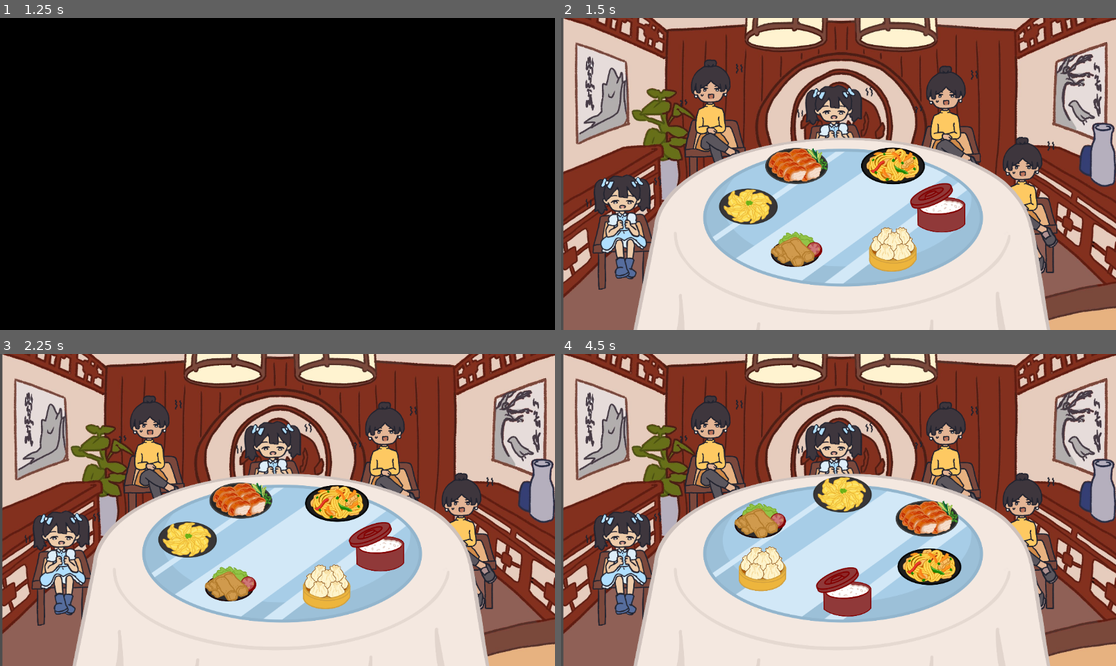
Above: before the commit, frames 1-4 (two rows, left to right).
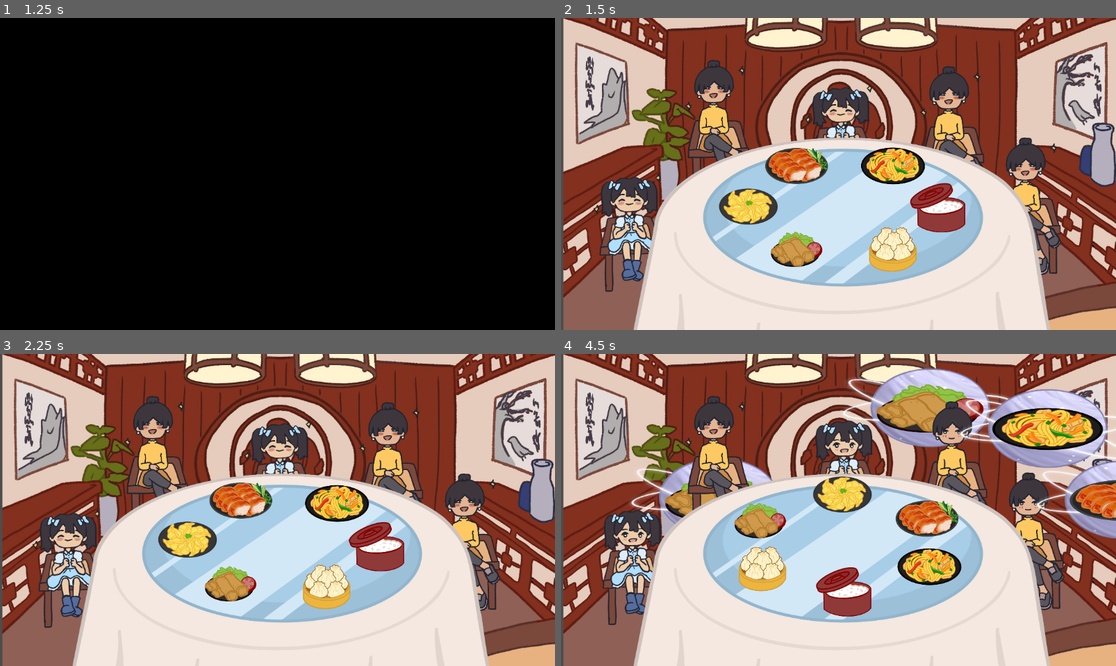
Above: after the commit, the same moments.

Repository: game-dev-besties/lupe_game
Game: Godot game, scene res://scenes/cutscene.tscn
The game is run twice, just before and just after one commit, with the same random seed, the same clock (stepped at 60 frames per second) and the same inputs.
Inputs (mouse positions are in pixels of both pictures, inside the frame that each line leads up to):
- Up to frame 1 (1.25 s): click "SKIP" at 0.5 s
- Up to frame 2 (1.5 s): click "SKIP" at 1.25 s
- Up to frame 3 (2.25 s): tap Enter (ui_accept) at 2 s; move the mouse to (377, 544) at 2.02 s; hold Right (ui_right) from 2.03 s (still down); click (377, 544) at 2.17 s
- Up to frame 4 (4.5 s): tap Enter (ui_accept) at 2.27, 3.02 s; move the mouse to (827, 591) at 2.77 s; release Right (ui_right) at 2.78 s; hold Left (ui_left) 2.78-3.53 s; click (827, 591) at 2.92 s; move the mouse to (749, 547) at 3.52 s; hold Right (ui_right) from 3.53 s (still down); click (749, 547) at 3.67 s; move the mouse to (794, 503) at 4.27 s; click (794, 503) at 4.42 s

Frame 1 is identical in both runs. In frame 2, 7.7% of the frame differs, in the area x 4-91%, y 13-88%; in frame 3, 7.7%; in frame 4, 20%, in the area x 4-100%, y 4-88%.

Commit message:
Added Food Desire + Damage Logic

Diff:
--- a/scenes/NPC.tscn
+++ b/scenes/NPC.tscn
@@ -1,8 +1,9 @@
-[gd_scene load_steps=11 format=3 uid="uid://b6jq0f6yg0wuw"]
+[gd_scene load_steps=12 format=3 uid="uid://b6jq0f6yg0wuw"]
 
 [ext_resource type="Script" uid="uid://c20iiwfaxynah" path="res://scripts/npc.gd" id="1_mhefn"]
 [ext_resource type="Texture2D" uid="uid://nb76g4oh3qlu" path="res://assets/npc/girl1.png" id="2_bdcwd"]
 [ext_resource type="Texture2D" uid="uid://ksk0j7ukgjct" path="res://assets/npc/girl3.png" id="3_5h8ky"]
+[ext_resource type="Texture2D" uid="uid://13i0ekp83pct" path="res://assets/rings.webp" id="4_jnjht"]
 
 [sub_resource type="AtlasTexture" id="AtlasTexture_e3sg1"]
 atlas = ExtResource("2_bdcwd")
@@ -91,3 +92,11 @@
 scale = Vector2(0.4, 0.4)
 sprite_frames = SubResource("SpriteFrames_efvhu")
 animation = &"girl1_happy"
+
+[node name="ThoughtBubble" type="Sprite2D" parent="."]
+visible = false
+position = Vector2(192, -133)
+scale = Vector2(0.520366, 0.342814)
+texture = ExtResource("4_jnjht")
+
+[node name="FoodImage" type="Sprite2D" parent="ThoughtBubble"]
--- a/scenes/cutscene.tscn
+++ b/scenes/cutscene.tscn
@@ -239,7 +239,7 @@
 
 [node name="AnimationPlayer" type="AnimationPlayer" parent="."]
 libraries = {
-"": SubResource("AnimationLibrary_pduvj")
+&"": SubResource("AnimationLibrary_pduvj")
 }
 
 [node name="Characters" type="Node2D" parent="."]
@@ -261,7 +261,7 @@
 
 [node name="AnimationPlayer" type="AnimationPlayer" parent="Transition"]
 libraries = {
-"": SubResource("AnimationLibrary_ljsqd")
+&"": SubResource("AnimationLibrary_ljsqd")
 }
 
 [node name="Skip" type="Button" parent="."]
--- a/scenes/game.tscn
+++ b/scenes/game.tscn
@@ -88,11 +88,12 @@
 [node name="Game" type="Node2D"]
 script = ExtResource("1_lkgvj")
 
-[node name="spinningthing" type="Node2D" parent="."]
+[node name="spinningthing" type="Node2D" parent="." node_paths=PackedStringArray("game_scene")]
 position = Vector2(586, 448)
 script = ExtResource("3_p57ef")
 dish_scene = ExtResource("4_u5sy4")
 npc_scene = ExtResource("2_lnu2h")
+game_scene = NodePath("..")
 
 [node name="table sprite" type="Sprite2D" parent="spinningthing"]
 z_index = -1000
--- a/scripts/dish.gd
+++ b/scripts/dish.gd
@@ -77,7 +77,7 @@
 	active_consume_timer.tween_callback(self._on_consumption_finished.bind(consumer))
 
 func _on_consumption_finished(consumer: NPC):
-	consumer.eat(self.satiation_value)
+	consumer.eat()
 	self.consume()
 
 func cancel_consumption():
--- a/scripts/game.gd
+++ b/scripts/game.gd
@@ -1,4 +1,11 @@
+class_name Game
 extends Node2D
+
+const POSSIBLE_ITEMS = [
+	"rice", "dumpling", "eggroll", "frieddumpling", "duck", "noodle"
+]
+
+var health: int = 3
 
 
 # Called when the node enters the scene tree for the first time.
@@ -8,3 +15,10 @@
 # Called every frame. 'delta' is the elapsed time since the previous frame.
 func _process(_delta):
 	pass
+
+func take_damage():
+	if health > 0:
+		health -= 1
+		if health == 0:
+			# TODO: Handle game over logic
+			pass
--- a/scripts/npc.gd
+++ b/scripts/npc.gd
@@ -5,14 +5,23 @@
 #@export var happy_texture: Texture2D
 #@export var unhappy_texture: Texture2D
 
-const MAX_SATIATION = 10
-var satiation: int = 0
+@export var game_object: Node2D
+
+const MAX_SATIATION = 50
+const GET_HUNGRY_PROBABILITY = 0.5
+const TIME_BETWEEN_HUNGRY_CHECKS_SECONDS = 3.0
+const TIME_BETWEEN_HEALTH_DAMAGE_SECONDS = 2.0
+var satiation: float = MAX_SATIATION
+var check_hungry_timer: float = TIME_BETWEEN_HUNGRY_CHECKS_SECONDS
+var take_damage_timer: float = TIME_BETWEEN_HEALTH_DAMAGE_SECONDS
 var desired_item_name: String
 var placement_angle: float
 var consumption_timer: float
+var current_state: String = "happy"
 var happy_animation: String
 var neutral_animation: String
 var unhappy_animation: String
+var hunger_diminish_rate: float = 2
 
 @onready var sprite: AnimatedSprite2D = $AnimatedSprite2D
 
@@ -28,31 +37,79 @@
 func _ready():
 	update_emotion()
 
-func eat(satiation_value: int):
-	if satiation < MAX_SATIATION:
-		satiation = min(satiation + satiation_value, MAX_SATIATION)
-		print(name + "'s satiation is now: " + str(satiation))
-		update_emotion()
+func _process(delta: float):
+	var game_script = game_object as Game
+	# If the current state is "happy", we might randomly decide to change to "neutral"
+	if current_state == "happy":
+		if check_hungry_timer > 0:
+			check_hungry_timer -= delta
+		else:
+			print("Checking if we should become hungry: " + name)
+			if randf() < GET_HUNGRY_PROBABILITY:
+				print("" + name + " is getting hungry!")
+				current_state = "neutral"
+				desired_item_name = game_script.POSSIBLE_ITEMS[randi() % game_script.POSSIBLE_ITEMS.size()]
+				update_food_item_display()
+				print("Desired item for " + name + " is: " + desired_item_name)
+			check_hungry_timer = TIME_BETWEEN_HUNGRY_CHECKS_SECONDS
+	elif current_state == "neutral" or current_state == "unhappy":
+		# Diminish satiation over time
+		if satiation > 0:
+			satiation -= hunger_diminish_rate * delta
+			if satiation <= 0:
+				satiation = 0
+				current_state = "unhappy"
+				print(name + " is now unhappy due to hunger!")
 
-func start_eating():
-	#$AnimationPlayer.play("start_eating")
-	var tween = create_tween()
-	var current_pos = position
-	tween.tween_property(self, "position", position - Vector2(0, 20), 0.2)
-	tween.tween_property(self, "position", current_pos, 0.2)
+	# Handle the timer for taking damage
+	if current_state == "unhappy":
+		if take_damage_timer > 0:
+			take_damage_timer -= delta
+		else:
+			game_script.take_damage()
+			take_damage_timer = TIME_BETWEEN_HEALTH_DAMAGE_SECONDS
+			# Here you could implement logic to reduce health or trigger an event
+			print(name + " is unhappy and you are taking damage!")
+	else:
+		take_damage_timer = TIME_BETWEEN_HEALTH_DAMAGE_SECONDS  # Reset the timer if not unhappy
 
-func react(is_correct_dish: bool):
-	if is_correct_dish:
-		sprite.play(happy_animation)
-		print(name + " is happy!")
-	else:
-		sprite.play(unhappy_animation)
-		print(name + " is unhappy!")
+	# Update the sprite animation based on the current state
+	update_emotion()
+
+func eat():
+	current_state = "happy"
+	satiation = MAX_SATIATION
+	check_hungry_timer = TIME_BETWEEN_HUNGRY_CHECKS_SECONDS
+	desired_item_name = ""
+	update_emotion()
+	update_food_item_display()
+
+# func react(is_correct_dish: bool):
+# 	if is_correct_dish:
+# 		sprite.play(happy_animation)
+# 		print(name + " is happy!")
+# 	else:
+# 		sprite.play(unhappy_animation)
+# 		print(name + " is unhappy!")
 
 func update_emotion():
-	if satiation >= MAX_SATIATION:
+	if current_state == "happy":
 		sprite.play(happy_animation)
-	elif satiation > 0:
+	elif current_state == "neutral":
 		sprite.play(neutral_animation)
+	elif current_state == "unhappy":
+		sprite.play(unhappy_animation)
+
+func update_food_item_display():
+	# This node has a child called "ThoughtBubble" and that has a Sprite2D child called "FoodImage"
+	# The images we want are in the "res://assets/food/" folder
+	var food_image_node: Sprite2D = $ThoughtBubble/FoodImage
+	if desired_item_name != "":
+		# Display the ThoughBubble and set the food image
+		$ThoughtBubble.visible = true
+		food_image_node.texture = load("res://assets/food/" + desired_item_name + ".png")
+		food_image_node.visible = true
 	else:
-		sprite.play(unhappy_animation)
+		# Hide the ThoughtBubble if there's no desired item
+		$ThoughtBubble.visible = false
+		food_image_node.visible = false
--- a/scripts/spinningthing.gd
+++ b/scripts/spinningthing.gd
@@ -5,6 +5,7 @@
 @export var npc_scene = load("res://scenes/NPC.tscn") as PackedScene
 @export var ellipse_width: float = 400.0
 @export var ellipse_height: float = 200.0
+@export var game_scene: Node2D
 
 # --- Physics Properties ---
 @export var max_scale: float = 1.2
@@ -78,6 +79,7 @@
 		npc_instance.init(npc_desires[i])
 		npc_instance.placement_angle = spawn_marker.position.angle()
 		npc_instance.position = spawn_marker.position
+		(npc_instance as NPC).game_object = game_scene
 		add_child(npc_instance)
 
 # --- Event Functions ---
@@ -110,7 +112,6 @@
 					can_eat = true
 			if can_eat:
 				closest_dish.start_consumption(npc.consumption_timer, npc)
-				npc.start_eating()
 
 func _on_susan_started_moving():
 	# Reset all animations and timers
